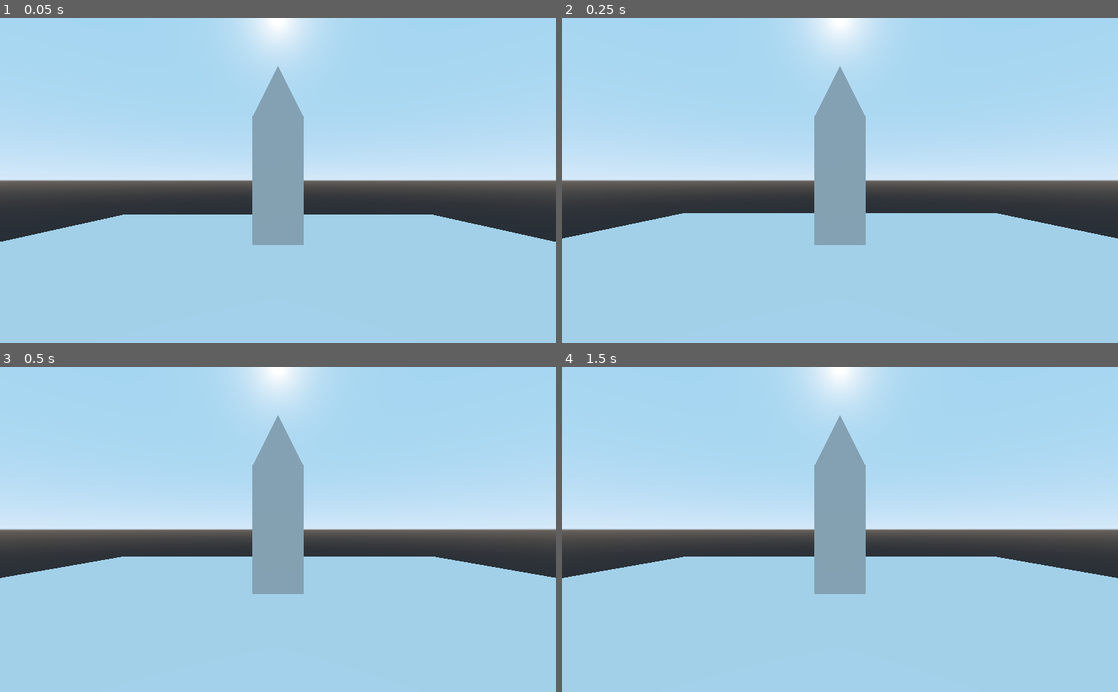
Above: before the commit, frames 1-4 (two rows, left to right).
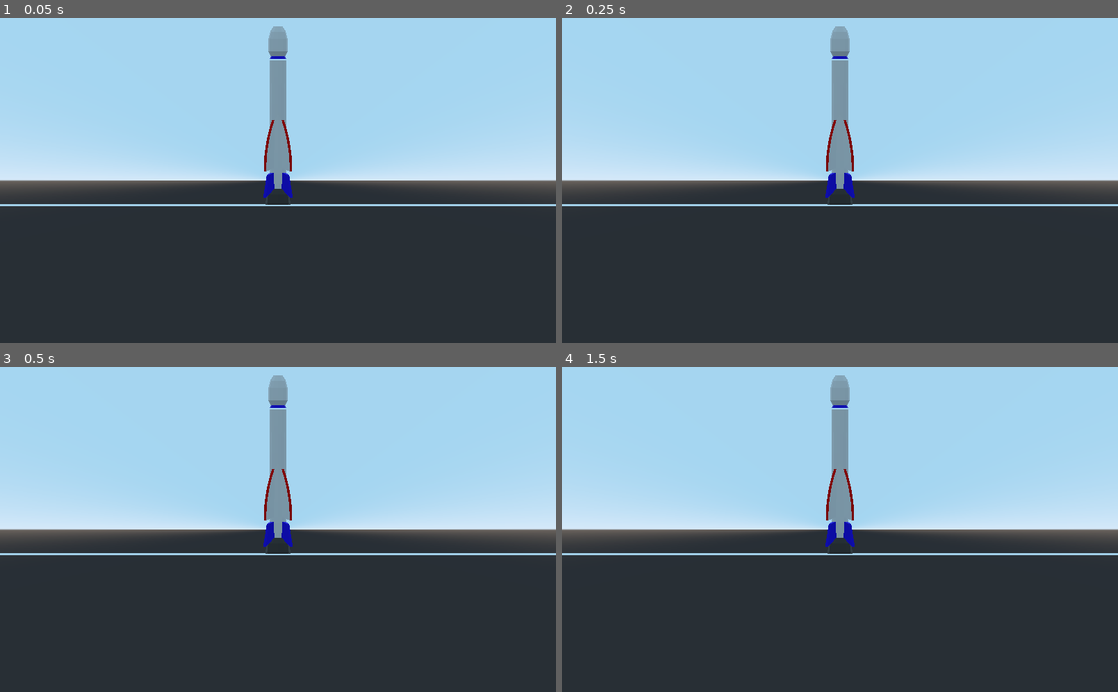
Above: after the commit, the same moments.

Repository: mvpggez/RockIt
Game: Godot game, scene res://Scene/World/earth.tscn
The game is run twice, just before and just after one commit, with the same random seed, the same clock (stepped at 60 frames per second) and the same inputs. The project has no main scene, so this scene is started directly.
Inputs:
- Up to frame 1 (0.05 s): no input
- Up to frame 2 (0.25 s): no input
- Up to frame 3 (0.5 s): no input
- Up to frame 4 (1.5 s): tap Enter at 1.25 s

The runs differ from the first frame. In frame 1, 44% of the frame differs, in the area x 0-100%, y 0-100%; in frame 2, 44%; in frame 3, 46%; in frame 4, 46%.

Commit message:
Added modular parts to rocket

Diff:
--- /dev/null
+++ b/Scene/World/Rocket/Head/Head00.tscn
@@ -0,0 +1,9 @@
+[gd_scene load_steps=3 format=2]
+
+[ext_resource path="res://Scene/World/Rocket/Head/head.gd" type="Script" id=1]
+[ext_resource path="res://Asset/Rocket/Head/Head00.gltf" type="PackedScene" id=2]
+
+[node name="Head" type="Spatial"]
+script = ExtResource( 1 )
+mesh_resource = ExtResource( 2 )
+mesh_offset = Vector3( 0, 0.5, 0 )
--- /dev/null
+++ b/Scene/World/Rocket/Head/Head01.tscn
@@ -0,0 +1,9 @@
+[gd_scene load_steps=3 format=2]
+
+[ext_resource path="res://Scene/World/Rocket/Head/head.gd" type="Script" id=1]
+[ext_resource path="res://Asset/Rocket/Head/Head01.gltf" type="PackedScene" id=2]
+
+[node name="Head" type="Spatial"]
+script = ExtResource( 1 )
+mesh_resource = ExtResource( 2 )
+mesh_offset = Vector3( 0, 0.4, 0 )
--- /dev/null
+++ b/Scene/World/Rocket/Tank/Tank00.tscn
@@ -0,0 +1,10 @@
+[gd_scene load_steps=3 format=2]
+
+[ext_resource path="res://Scene/World/Rocket/Tank/tank.gd" type="Script" id=1]
+[ext_resource path="res://Asset/Rocket/Tank/Tank00.gltf" type="PackedScene" id=2]
+
+[node name="Tank" type="Spatial"]
+script = ExtResource( 1 )
+mesh_resource = ExtResource( 2 )
+mesh_offset = Vector3( 0, 1.3, 0 )
+mesh_height = 3.5
--- /dev/null
+++ b/Scene/World/Rocket/Tank/Tank01.tscn
@@ -0,0 +1,10 @@
+[gd_scene load_steps=3 format=2]
+
+[ext_resource path="res://Scene/World/Rocket/Tank/tank.gd" type="Script" id=1]
+[ext_resource path="res://Asset/Rocket/Tank/Tank01.gltf" type="PackedScene" id=2]
+
+[node name="Tank" type="Spatial"]
+script = ExtResource( 1 )
+mesh_resource = ExtResource( 2 )
+mesh_offset = Vector3( 0, 1.7, 0 )
+mesh_height = 3.5
--- /dev/null
+++ b/Scene/World/Rocket/Thruster/Thruster00.tscn
@@ -0,0 +1,10 @@
+[gd_scene load_steps=3 format=2]
+
+[ext_resource path="res://Scene/World/Rocket/Thruster/thruster.gd" type="Script" id=1]
+[ext_resource path="res://Asset/Rocket/Thruster/Thruster00.gltf" type="PackedScene" id=2]
+
+[node name="Thruster" type="Spatial"]
+script = ExtResource( 1 )
+mesh_resource = ExtResource( 2 )
+mesh_offset = Vector3( 0, 0.5, 0 )
+mesh_height = 1.0
--- /dev/null
+++ b/Scene/World/Rocket/Thruster/Thruster01.tscn
@@ -0,0 +1,10 @@
+[gd_scene load_steps=3 format=2]
+
+[ext_resource path="res://Scene/World/Rocket/Thruster/thruster.gd" type="Script" id=1]
+[ext_resource path="res://Asset/Rocket/Thruster/Thruster01.gltf" type="PackedScene" id=2]
+
+[node name="Thruster" type="Spatial"]
+script = ExtResource( 1 )
+mesh_resource = ExtResource( 2 )
+mesh_offset = Vector3( 0, 0.5, 0 )
+mesh_height = 1.0
--- a/Scene/World/Rocket/part.gd
+++ b/Scene/World/Rocket/part.gd
@@ -2,3 +2,6 @@
 
 export var visible_name = "Unnamed" #Name of the Part that is used in the shop
 export var price = 0 #Price of the part that is used in the shop
+export (Resource) var mesh_resource = null #Resource with mesh, used for the part
+export (Vector3) var mesh_offset = null #Offset added to transform of the mesh_resource
+export var mesh_height = 0.0 #Height, used to determine position of other parts
--- a/Scene/World/Rocket/rocket.tscn
+++ b/Scene/World/Rocket/rocket.tscn
@@ -2,6 +2,42 @@
 
 [sub_resource type="GDScript" id=1]
 script/source = "extends RigidBody
+
+export (Resource) var default_head = null
+export (Resource) var default_tank = null
+export (Resource) var default_thruster = null
+export (Resource) var default_booster = null
+
+func _ready():
+	add_child(default_head.instance())
+	add_child(default_tank.instance())
+	add_child(default_thruster.instance())
+
+	rebuildRocket()
+	#booster = default_booster.instance()
+
+func rebuildRocket():
+	#clear all parts
+	for child in $\"Head\".get_children():
+		child.free()
+	for child in $\"Tank\".get_children():
+		child.free()
+	for child in $\"Thruster\".get_children():
+		child.free()
+	#for child in $\"Booster\".get_children():
+	#	child.free()
+	#instance 3d objects
+	var height = 0.0
+	$\"Thruster\".add_child($\"Thruster\".mesh_resource.instance())
+	$\"Thruster\".translate($\"Thruster\".mesh_offset)
+	height += $\"Thruster\".mesh_height
+
+	$\"Tank\".add_child($\"Tank\".mesh_resource.instance())
+	$\"Tank\".translate($\"Tank\".mesh_offset+Vector3(0, height, 0))
+	height += $\"Tank\".mesh_height
+
+	$\"Head\".add_child($\"Head\".mesh_resource.instance())
+	$\"Head\".translate($\"Head\".mesh_offset+Vector3(0, height, 0))
 
 func _integrate_forces(state):
 	if Input.is_action_pressed(\"ui_up\"):
@@ -28,15 +64,19 @@
 script = SubResource( 1 )
 
 [node name="MeshInstance" type="MeshInstance" parent="."]
+transform = Transform( 1, 0, 0, 0, 1, 0, 0, 0, 1, 0, 2.5, 0 )
+visible = false
 mesh = SubResource( 2 )
 material/0 = null
 
 [node name="MeshInstance2" type="MeshInstance" parent="."]
 transform = Transform( 1, 0, 0, 0, 1, 0, 0, 0, 1, 0, 3.45323, 0 )
-mesh = SubResource( 3 )
+visible = false
+mesh = SubResource( 5 )
 material/0 = null
 
 [node name="CollisionShape" type="CollisionShape" parent="."]
+transform = Transform( 1, 0, 0, 0, 1, 0, 0, 0, 1, 0, 2.5, 0 )
 shape = SubResource( 4 )
 
 [node name="Camera" type="Camera" parent="."]
--- a/Scene/World/earth.tscn
+++ b/Scene/World/earth.tscn
@@ -1,6 +1,9 @@
-[gd_scene load_steps=4 format=2]
+[gd_scene load_steps=7 format=2]
 
 [ext_resource path="res://Scene/World/Rocket/rocket.tscn" type="PackedScene" id=1]
+[ext_resource path="res://Scene/World/Rocket/Head/Head00.tscn" type="PackedScene" id=2]
+[ext_resource path="res://Scene/World/Rocket/Tank/Tank01.tscn" type="PackedScene" id=3]
+[ext_resource path="res://Scene/World/Rocket/Thruster/Thruster00.tscn" type="PackedScene" id=4]
 
 [sub_resource type="BoxShape" id=1]
 extents = Vector3( 20, 2, 20 )
@@ -13,12 +16,22 @@
 [node name="StaticBody" type="StaticBody" parent="."]
 
 [node name="CollisionShape" type="CollisionShape" parent="StaticBody"]
-transform = Transform( 1, 0, 0, 0, 1, 0, 0, 0, 1, 0, -1, 0 )
+transform = Transform( 1, 0, 0, 0, 1, 0, 0, 0, 1, 0, -2, 0 )
 shape = SubResource( 1 )
 
 [node name="MeshInstance" type="MeshInstance" parent="."]
+transform = Transform( 1, 0, 0, 0, 0.999998, -0.00174533, 0, 0.00174533, 0.999998, 0, 0, 0 )
 mesh = SubResource( 2 )
 material/0 = null
 
 [node name="Rocket" parent="." instance=ExtResource( 1 )]
-transform = Transform( 1, 0, 0, 0, 1, 0, 0, 0, 1, 0, 4.42801, 0 )
+default_head = ExtResource( 2 )
+default_tank = ExtResource( 3 )
+default_thruster = ExtResource( 4 )
+
+[node name="Camera" type="Camera" parent="."]
+transform = Transform( 1, 0, 0, 0, 1, 0, 0, 0, 1, 0, 0.755137, 14.3517 )
+projection = 1
+current = true
+fov = 46.4
+size = 10.0
Not shown: 1 places in Scene/World/Rocket/rocket.tscn that only renumber resources
